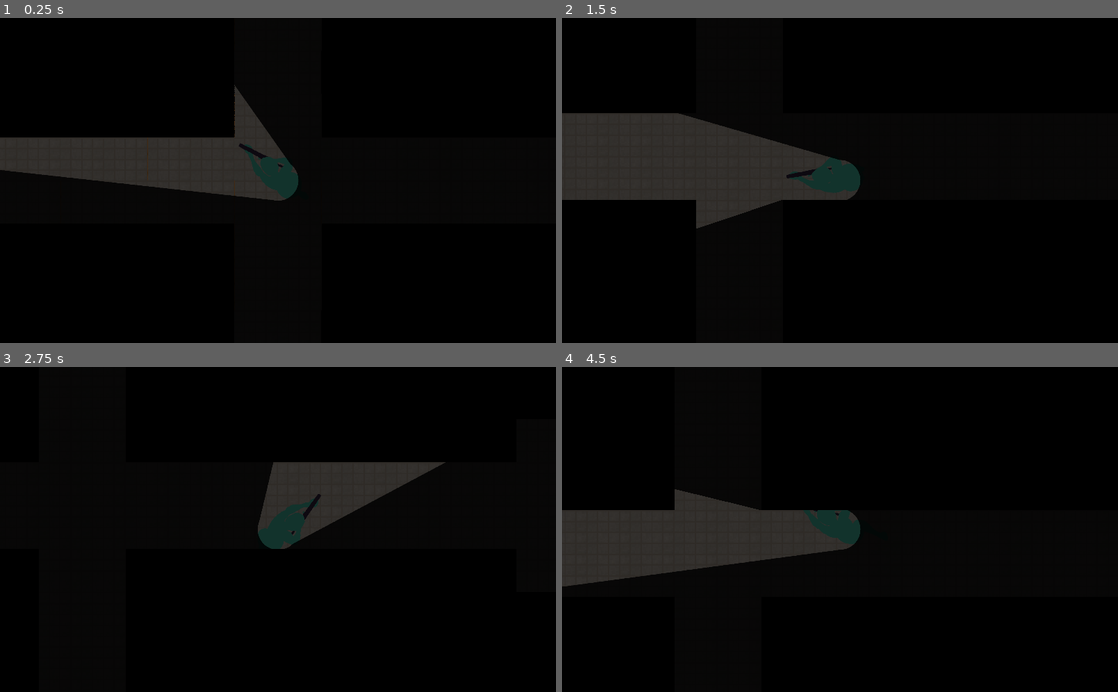
Above: before the commit, frames 1-4 (two rows, left to right).
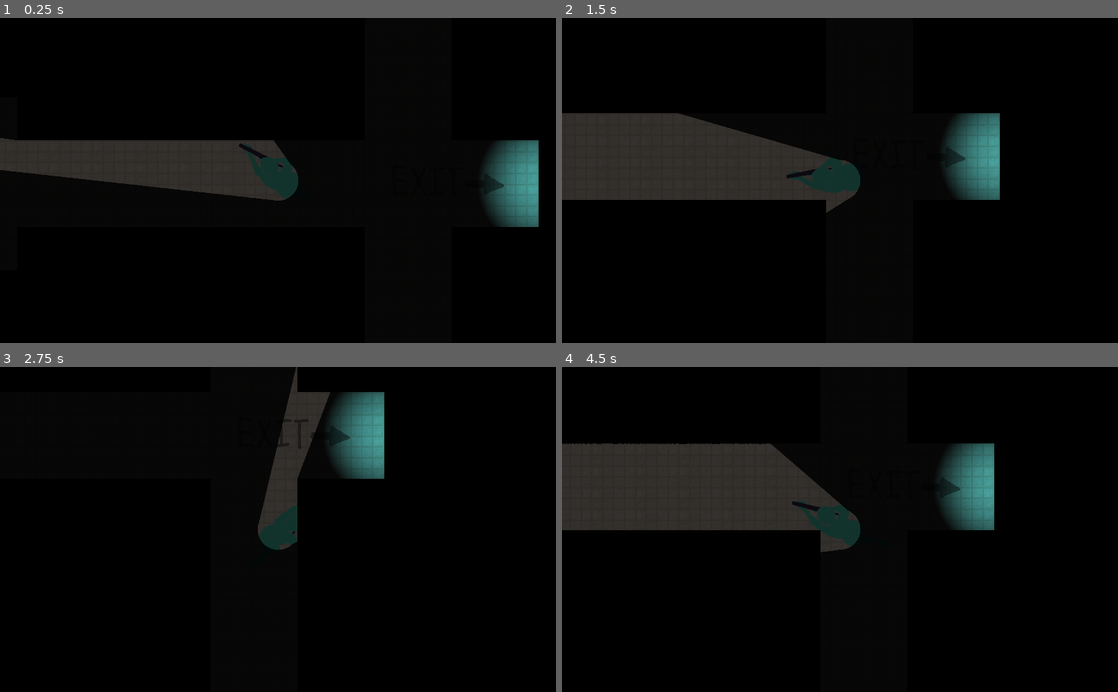
Above: after the commit, the same moments.

Repository: ZeeHatcher/project-vlastos
Game: Godot game, scene res://scenes/main.tscn
Same seed, same stepped clock (60 frames per second), same inputs: the game is played once before the commit and once after it.
Inputs (mouse positions are in pixels of both pictures, inside the frame that each line leads up to):
- Up to frame 1 (0.25 s): no input
- Up to frame 2 (1.5 s): tap Enter at 0.5 s; move the mouse to (962, 164) at 0.52 s; press the mouse at (962, 164) at 0.53 s; hold D (right) 0.53-1.28 s; move the mouse to (728, 196) at 1.27 s; release the mouse at (728, 196) at 1.28 s; hold S (down) from 1.28 s (still down); click (728, 196) at 1.35 s
- Up to frame 3 (2.75 s): move the mouse to (333, 458) at 2.02 s; release S (down) at 2.03 s; press the mouse at (333, 458) at 2.03 s; hold D (right) from 2.03 s (still down)
- Up to frame 4 (4.5 s): tap Space at 2.75 s; move the mouse to (812, 594) at 2.77 s; release D (right) at 2.78 s; release the mouse at (812, 594) at 2.78 s; hold W (up) 2.78-3.53 s; click (812, 594) at 2.85 s; move the mouse to (1006, 578) at 3.52 s; press the mouse at (1006, 578) at 3.53 s; hold A (left) from 3.53 s (still down); move the mouse to (673, 480) at 4.27 s; release the mouse at (673, 480) at 4.28 s; click (673, 480) at 4.35 s

The runs differ from the first frame. In frame 1, 3.3% of the frame differs, in the area x 0-97%, y 20-65%; in frame 2, 3.1%; in frame 3, 6.6%; in frame 4, 17%, in the area x 0-78%, y 23-68%.

Commit message:
add exit sign

Diff:
--- a/scenes/main.tscn
+++ b/scenes/main.tscn
@@ -6,6 +6,7 @@
 [ext_resource path="res://ui/help_text/help_text.tscn" type="PackedScene" id=4]
 [ext_resource path="res://map/map.tscn" type="PackedScene" id=5]
 [ext_resource path="res://assets/glow.png" type="Texture" id=6]
+[ext_resource path="res://assets/exit_sign.png" type="Texture" id=7]
 
 [sub_resource type="RectangleShape2D" id=1]
 extents = Vector2( 77, 161 )
@@ -96,6 +97,12 @@
 color = Color( 0.388235, 0.956863, 1, 1 )
 range_item_cull_mask = 3
 
+[node name="Sign" type="Sprite" parent="Exit"]
+modulate = Color( 0, 0, 0, 0.431373 )
+position = Vector2( -256, -9 )
+scale = Vector2( 1.5, 1.5 )
+texture = ExtResource( 7 )
+
 [node name="Enemies" type="Node2D" parent="."]
 
 [node name="Enemy" parent="Enemies" instance=ExtResource( 2 )]
@@ -114,6 +121,7 @@
 position = Vector2( 1915, 1300 )
 
 [node name="Player" parent="." instance=ExtResource( 1 )]
+position = Vector2( 3201, -12 )
 speed = 500
 
 [node name="RemoteTransform2D" type="RemoteTransform2D" parent="Player"]
@@ -122,6 +130,7 @@
 update_scale = false
 
 [node name="Camera2D" type="Camera2D" parent="."]
+position = Vector2( 3201, -12 )
 current = true
 zoom = Vector2( 2, 2 )
 
Binary file added: assets/exit_sign.png
Not shown, added: assets/exit_sign.png.import
Not shown: 1 places in scenes/main.tscn that only renumber resources
